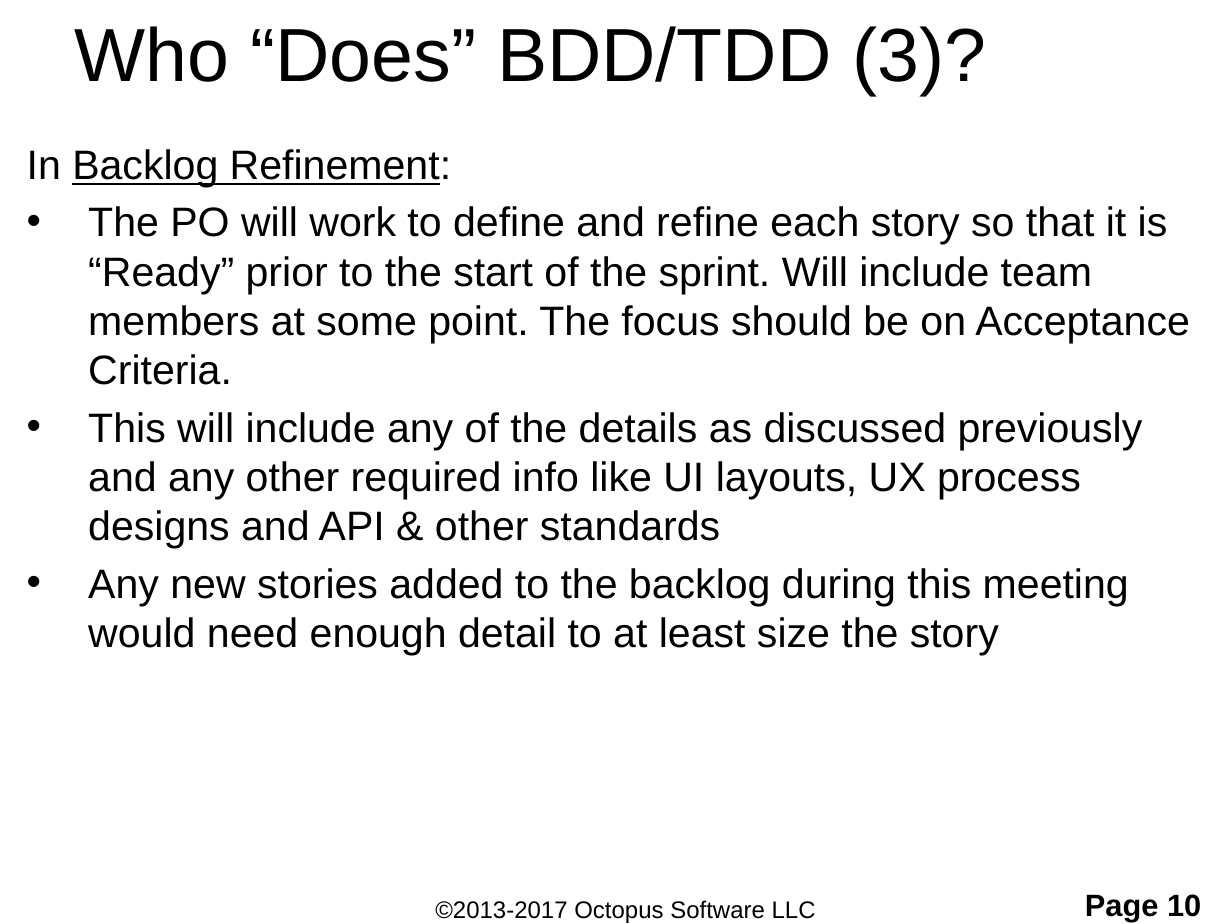
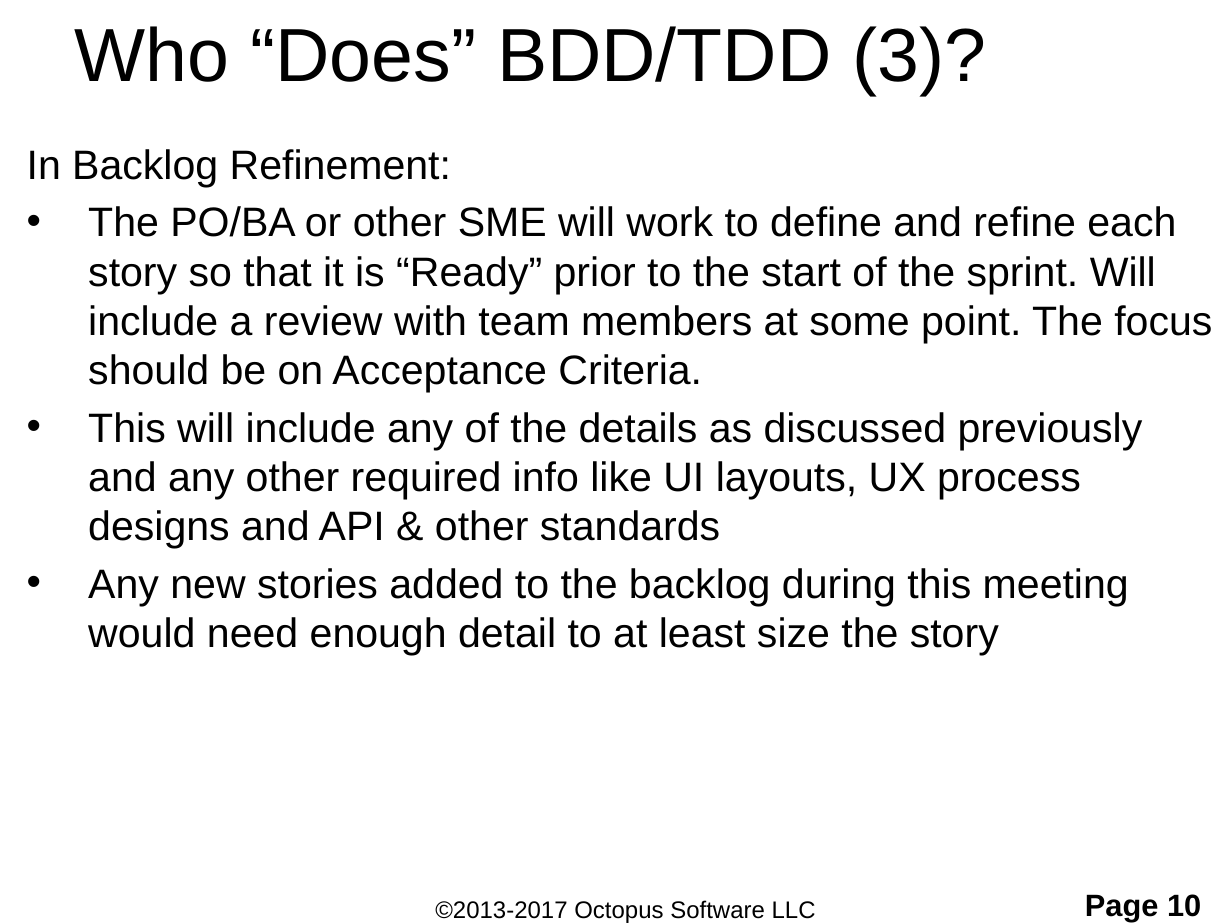
Before and after one commit to ShaneOctopus/RomanConversionStarting, a slide deck: slide 10 of workingFiles/TDD and BDD.pptx. Drawn at 1232x924 pixels with LibreOffice and Linux fonts; fonts in the diff are those of the drawing; background and template pictures are left out. Boxes give left, top, right and bottom in pixels: in the first picture for what was removed or moved away, otherwise in the second. Text is boxed around its words. In the diff, an @@ line names an element or a change of style, - is before the commit and + after.

```diff
--- a/workingFiles/TDD and BDD.pptx
+++ b/workingFiles/TDD and BDD.pptx
@@ text at box(27, 149, 451, 187): underline off in "Backlog Refinement:" @@
@@ text at box(88, 206, 1212, 392): text changed @@
-• The PO will work to define and refine each story so that it is “Ready” prior to the start of the sprint. Will include team members at some point. The focus should be on Acceptance Criteria.
+• The PO/BA or other SME will work to define and refine each story so that it is “Ready” prior to the start of the sprint. Will include a review with team members at some point. The focus should be on Acceptance Criteria.
```
Also in this commit, not shown: 16 other slides changed, 1 slide added, 2 other files.
